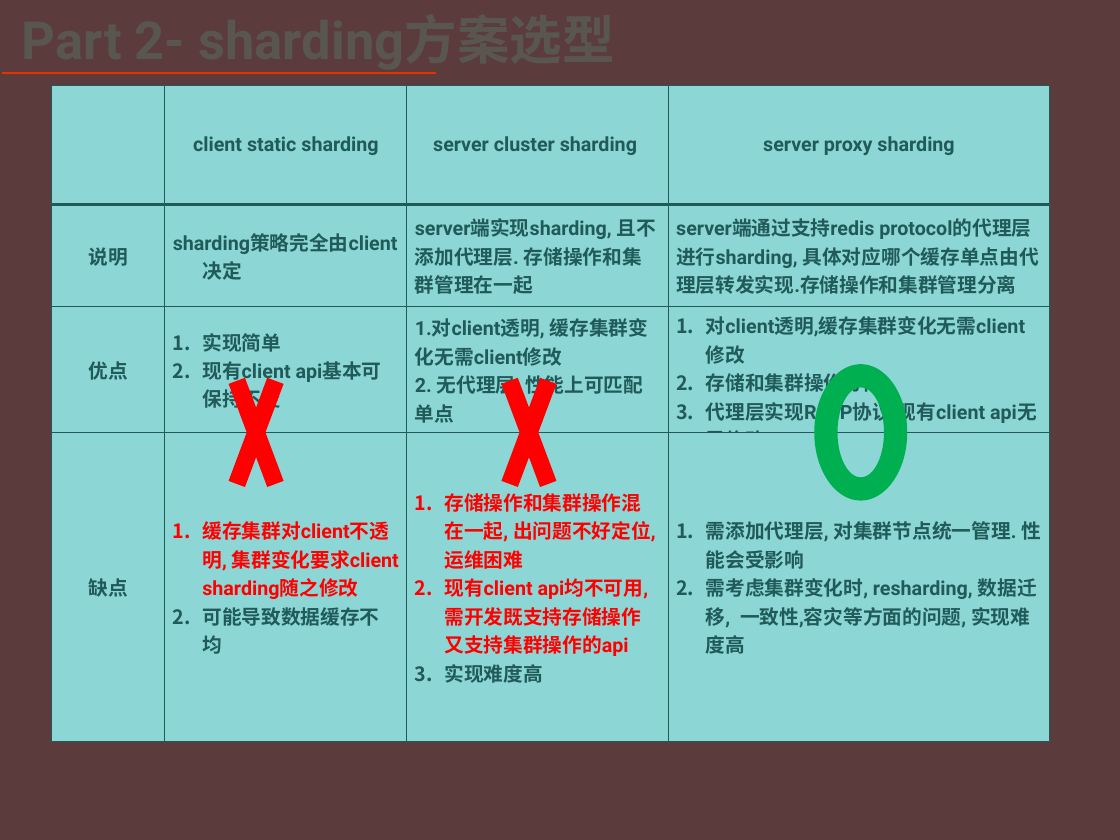
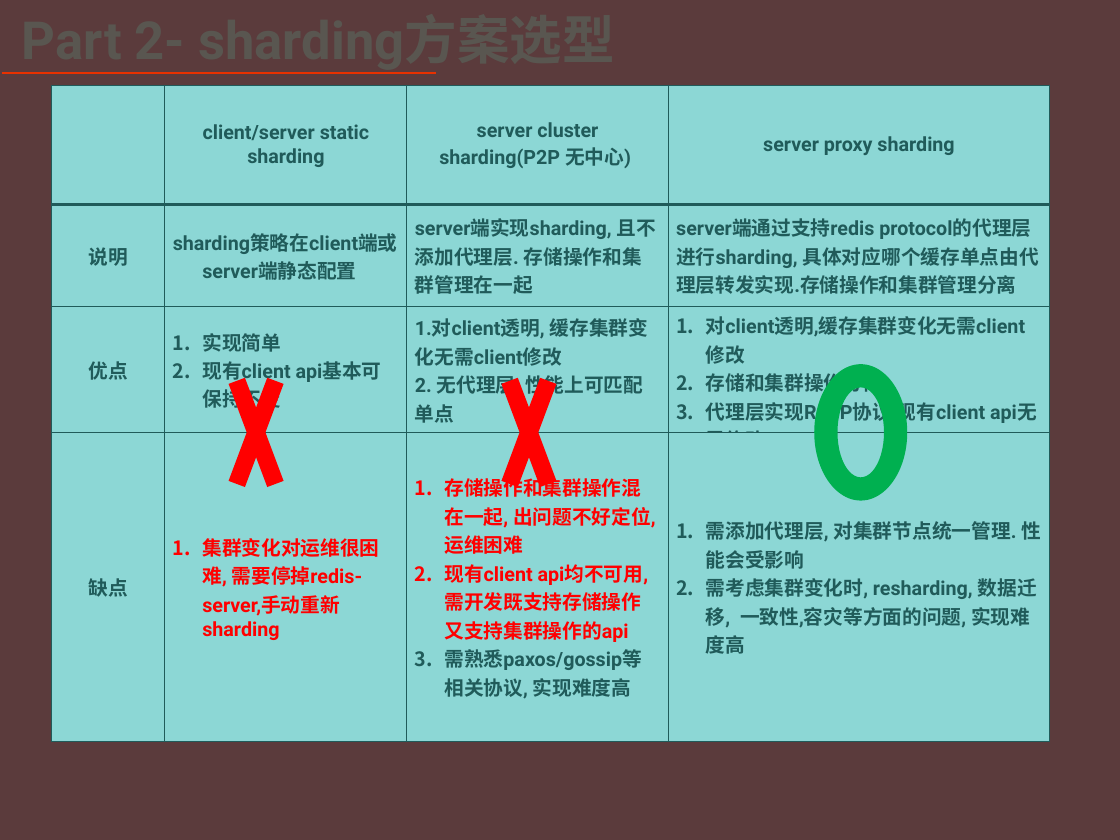
Before and after one commit to 18965050/-, a slide deck: slide 7 of 基于多数据库的分布式缓存系统方案设计.pptx. Drawn at 1120x840 pixels with LibreOffice and Linux fonts; fonts in the diff are those of the drawing; background and template pictures are left out. Boxes give left, top, right and bottom in pixels: in the first picture for what was removed or moved away, otherwise in the second. Text is boxed around its words. In the diff, an @@ line names an element or a change of style, - is before the commit and + after.

```diff
--- a/基于多数据库的分布式缓存系统方案设计.pptx
+++ b/基于多数据库的分布式缓存系统方案设计.pptx
@@ table at (x1=51, y1=85, x2=1049, y2=741) @@
-row 1, column 2: client static sharding
+row 1, column 2: client/server static sharding
-row 1, column 3: server cluster sharding
+row 1, column 3: server cluster sharding(P2P 无中心)
-row 2, column 2: sharding策略完全由client决定
+row 2, column 2: sharding策略在client端或server端静态配置
-row 4, column 2: 缓存集群对client不透明, 集群变化要求client sharding随之修改 / 可能导致数据缓存不均
+row 4, column 2: 集群变化对运维很困难, 需要停掉redis-server,手动重新sharding
-row 4, column 3: 存储操作和集群操作混在一起, 出问题不好定位, 运维困难 / 现有client api均不可用, 需开发既支持存储操作又支持集群操作的api / 实现难度高
+row 4, column 3: 存储操作和集群操作混在一起, 出问题不好定位, 运维困难 / 现有client api均不可用, 需开发既支持存储操作又支持集群操作的api / 需熟悉paxos/gossip等相关协议, 实现难度高
```
Also in this commit, not shown: 4 other slides changed, 19 slides added, 10 other files.
